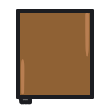
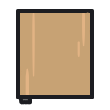
The second (110, 110) image is a revision of the first. Changes to its layers:
painted on "Paint Layer 3" over [16, 9, 94, 95]
added layer "Paint Layer 1" above "Color" over [16, 9, 94, 95]
added layer "Color" (1st of 3) above "Color" over [16, 9, 94, 95]
renamed "Paint Layer 1" to "Color", hid it, painted on it over [16, 9, 94, 95]
